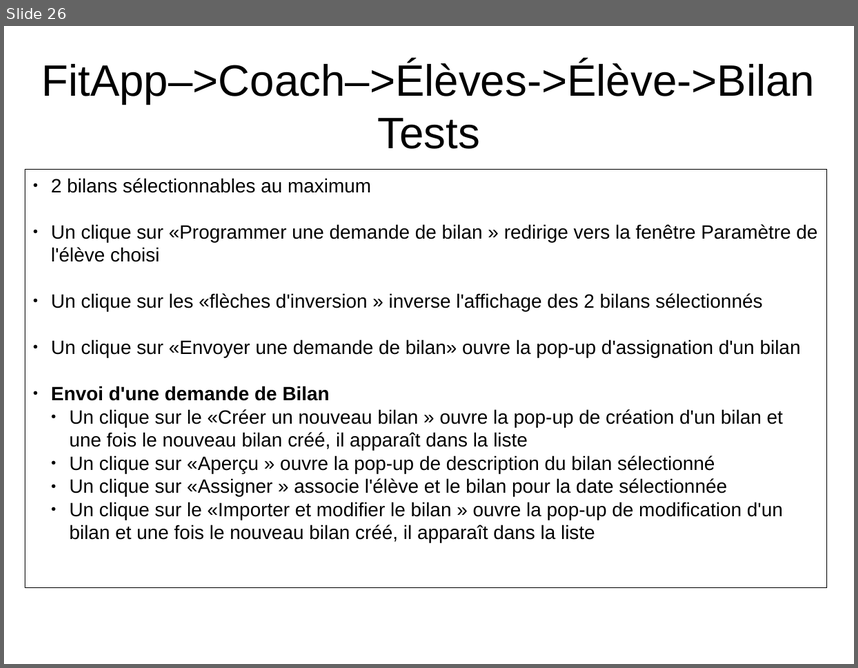
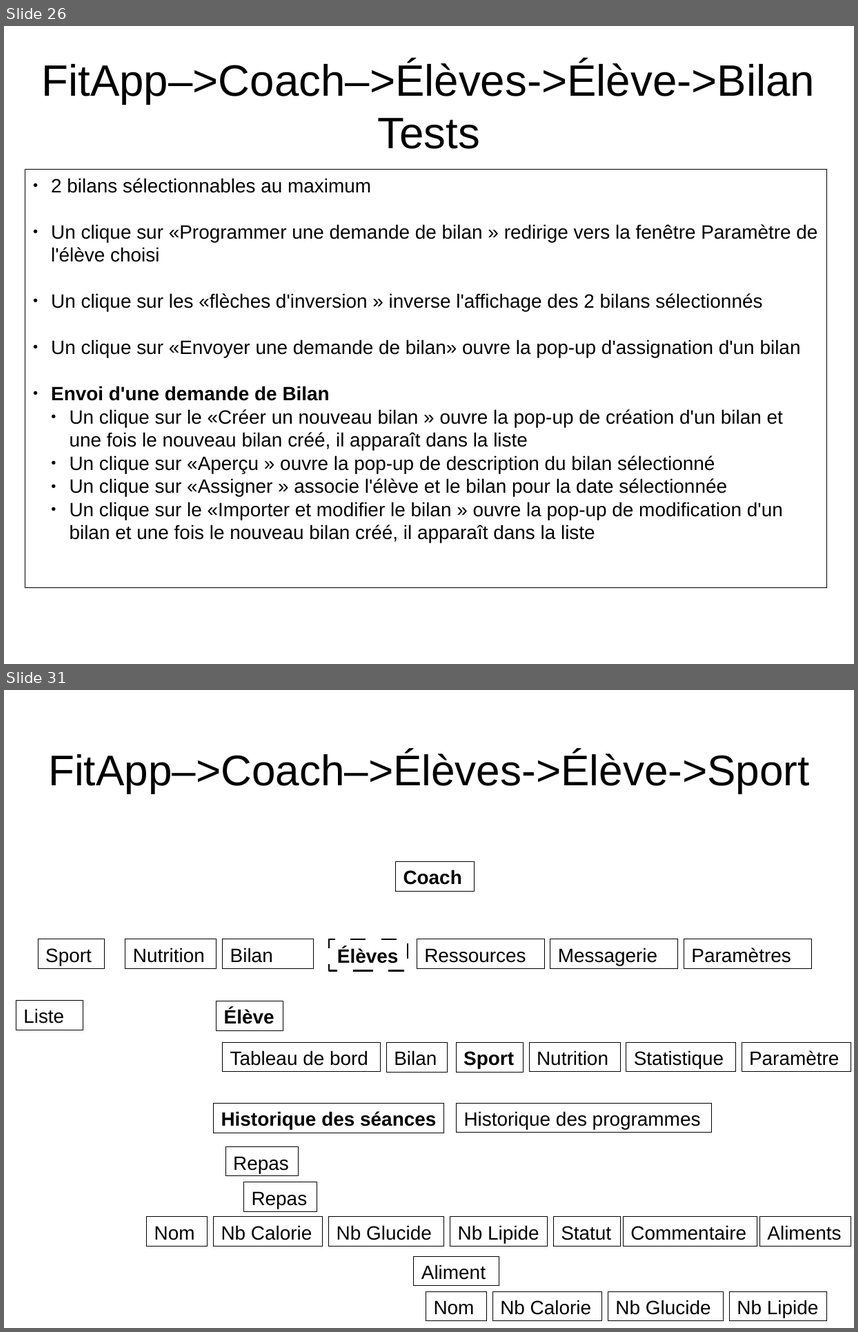
Before and after one commit to NicolasGavard/WebVysionSportV2, a slide deck: Documentations/FitApp - Elèves v1.02.odp. Shown one above the other, each under a label of ours: slide 26 before the commit, slides 26 and 31 after it; the slides between them are not shown. The pictures are 858x668 and 858x1332 pixels, drawn with LibreOffice and Linux fonts; fonts in the diff are those of the drawing. Boxes give left, top, right and bottom in pixels: in the first picture for what was removed or moved away, otherwise in the second. Text is boxed around its words. In the diff, an @@ line names an element or a change of style, - is before the commit and + after.

```diff
--- a/Documentations/FitApp - Elèves v1.02.odp
+++ b/Documentations/FitApp - Elèves v1.02.odp
@@ slide 31 added at bbox=[4, 690, 854, 1328], background #FFFFFF @@
@@ title added at bbox=[48, 751, 809, 793], 40 pt, text #000000 @@
+FitApp–>Coach–>Élèves->Élève->Sport
@@ rectangle added at bbox=[396, 861, 475, 891], outline #000000 0 pt, 18 pt, text #000000, bold @@
+Coach
@@ rectangle added at bbox=[38, 939, 105, 969], outline #000000 0 pt, 18 pt, text #000000 @@
+Sport
@@ rectangle added at bbox=[125, 939, 216, 969], outline #000000 0 pt, 18 pt, text #000000 @@
+Nutrition
@@ rectangle added at bbox=[222, 939, 313, 969], outline #000000 0 pt, 18 pt, text #000000 @@
+Bilan
@@ rectangle added at bbox=[329, 939, 408, 971], outline #000000 1.5 pt, 18 pt, text #000000, bold @@
+Élèves
@@ rectangle added at bbox=[417, 939, 544, 969], outline #000000 0 pt, 18 pt, text #000000 @@
+Ressources
@@ rectangle added at bbox=[551, 939, 678, 969], outline #000000 0 pt, 18 pt, text #000000 @@
+Messagerie
@@ rectangle added at bbox=[684, 939, 812, 969], outline #000000 0 pt, 18 pt, text #000000 @@
+Paramètres
@@ rectangle added at bbox=[16, 1000, 83, 1030], outline #000000 0 pt, 18 pt, text #000000 @@
+Liste
@@ rectangle added at bbox=[216, 1001, 283, 1031], outline #000000 0 pt, 18 pt, text #000000, bold @@
+Élève
@@ rectangle added at bbox=[222, 1043, 381, 1072], outline #000000 0 pt, 18 pt, text #000000 @@
+Tableau de bord
@@ rectangle added at bbox=[387, 1043, 448, 1073], outline #000000 0 pt, 18 pt, text #000000 @@
+Bilan
@@ rectangle added at bbox=[456, 1043, 523, 1073], outline #000000 0 pt, 18 pt, text #000000, bold @@
+Sport
@@ rectangle added at bbox=[529, 1043, 620, 1072], outline #000000 0 pt, 18 pt, text #000000 @@
+Nutrition
@@ rectangle added at bbox=[626, 1043, 736, 1072], outline #000000 0 pt, 18 pt, text #000000 @@
+Statistique
@@ rectangle added at bbox=[742, 1043, 852, 1072], outline #000000 0 pt, 18 pt, text #000000 @@
+Paramètre
@@ rectangle added at bbox=[214, 1103, 444, 1133], outline #000000 0 pt, 18 pt, text #000000, bold @@
+Historique des séances
@@ rectangle added at bbox=[457, 1103, 712, 1132], outline #000000 0 pt, 18 pt, text #000000 @@
+Historique des programmes
@@ rectangle added at bbox=[225, 1147, 298, 1176], outline #000000 0 pt, 18 pt, text #000000 @@
+Repas
@@ rectangle added at bbox=[244, 1182, 317, 1212], outline #000000 0 pt, 18 pt, text #000000 @@
+Repas
@@ rectangle added at bbox=[147, 1217, 208, 1246], outline #000000 0 pt, 18 pt, text #000000 @@
+Nom
@@ rectangle added at bbox=[214, 1217, 323, 1246], outline #000000 0 pt, 18 pt, text #000000 @@
+Nb Calorie
@@ rectangle added at bbox=[329, 1217, 444, 1246], outline #000000 0 pt, 18 pt, text #000000 @@
+Nb Glucide
@@ rectangle added at bbox=[450, 1217, 548, 1246], outline #000000 0 pt, 18 pt, text #000000 @@
+Nb Lipide
@@ rectangle added at bbox=[554, 1217, 621, 1246], outline #000000 0 pt, 18 pt, text #000000 @@
+Statut
@@ rectangle added at bbox=[624, 1217, 757, 1246], outline #000000 0 pt, 18 pt, text #000000 @@
+Commentaire
@@ rectangle added at bbox=[760, 1217, 851, 1246], outline #000000 0 pt, 18 pt, text #000000 @@
+Aliments
@@ rectangle added at bbox=[414, 1256, 499, 1285], outline #000000 0 pt, 18 pt, text #000000 @@
+Aliment
@@ rectangle added at bbox=[426, 1292, 487, 1321], outline #000000 0 pt, 18 pt, text #000000 @@
+Nom
@@ rectangle added at bbox=[493, 1292, 603, 1321], outline #000000 0 pt, 18 pt, text #000000 @@
+Nb Calorie
@@ rectangle added at bbox=[608, 1292, 724, 1321], outline #000000 0 pt, 18 pt, text #000000 @@
+Nb Glucide
@@ rectangle added at bbox=[730, 1292, 827, 1321], outline #000000 0 pt, 18 pt, text #000000 @@
+Nb Lipide
```
Also in this commit, not shown: 10 other slides added.
